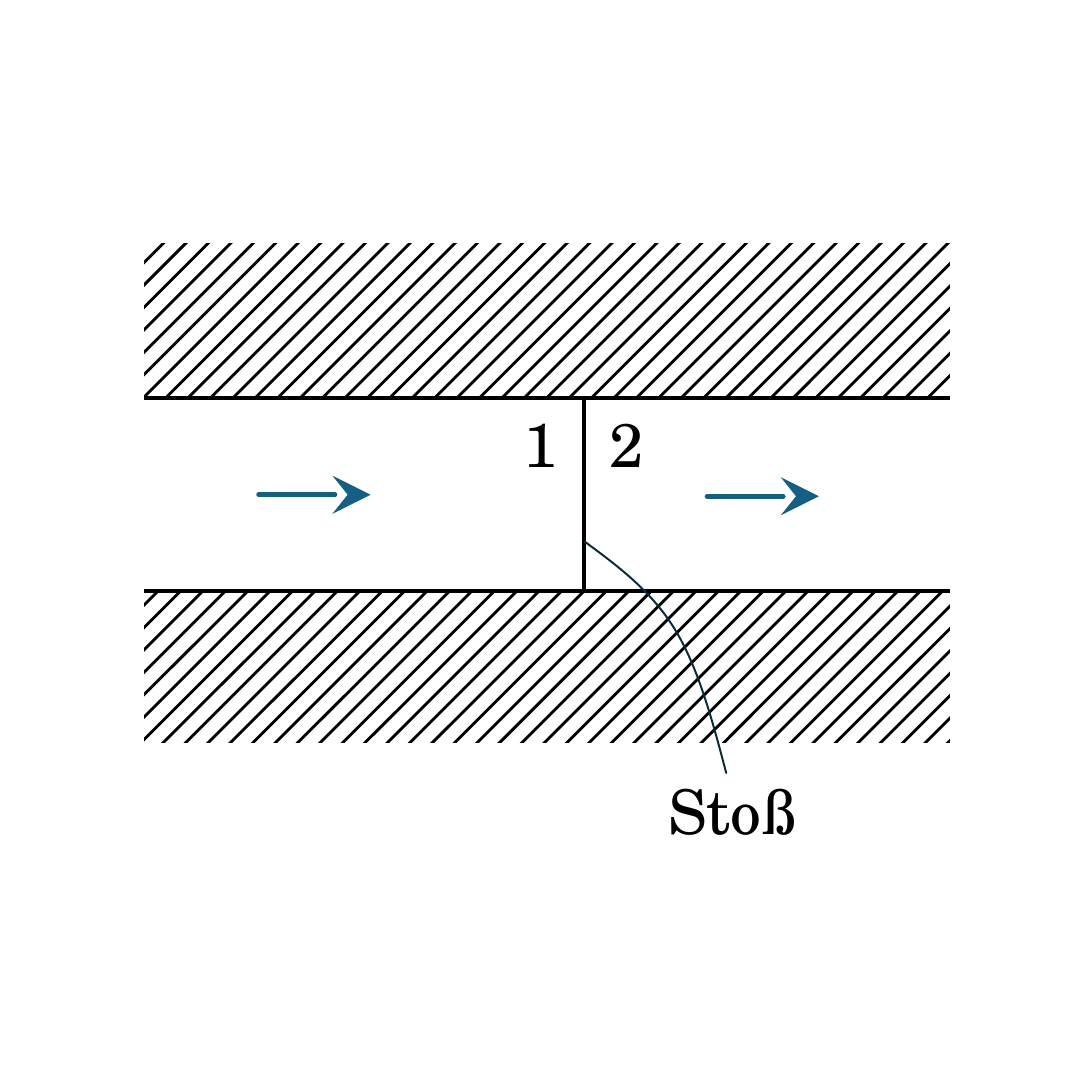
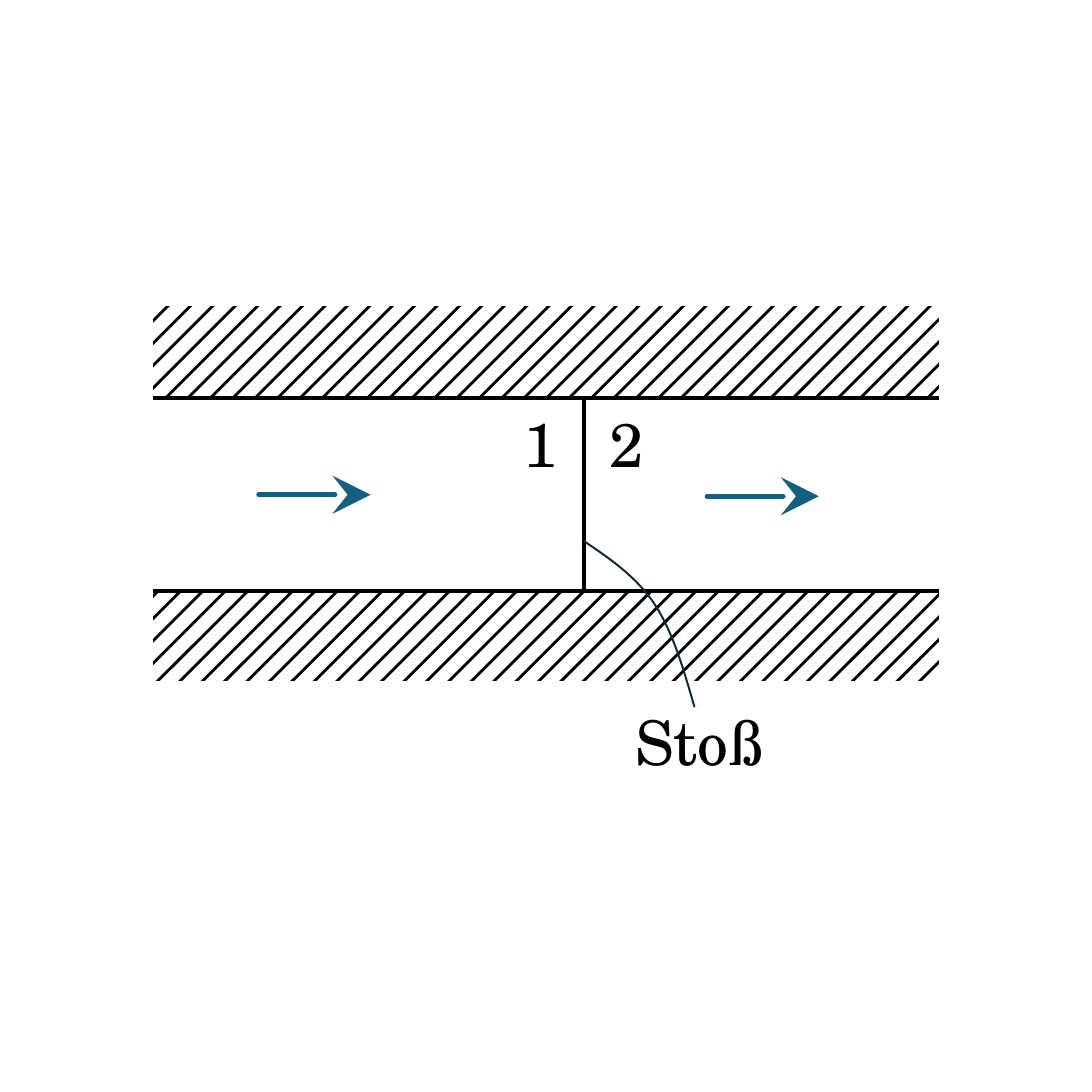
Before and after one commit to m4zeRobot/Project-FoSa, a slide deck: slide 21 of Strömungslehre 2/images/SL2-Images.pptx. Drawn at 1092x1092 pixels with LibreOffice and Linux fonts; fonts in the diff are those of the drawing. Boxes give left, top, right and bottom in pixels: in the first picture for what was removed or moved away, otherwise in the second. Text is boxed around its words. In the diff, an @@ line names an element or a change of style, - is before the commit and + after.

```diff
--- a/Strömungslehre 2/images/SL2-Images.pptx
+++ b/Strömungslehre 2/images/SL2-Images.pptx
@@ rectangle: place and size @@
-rectangle at [67,166,1025,820]
+rectangle at [75,227,1014,757]
@@ freeform shape: place and size @@
-freeform shape at [585,540,726,773]
+freeform shape at [585,540,696,707]
@@ text "Stoß": place and size @@
-text "Stoß" at [668,773,797,835]
+text "Stoß" at [635,705,764,766]
```
Also in this commit, not shown: 12 slides added, 1 slide removed, 13 other files.
